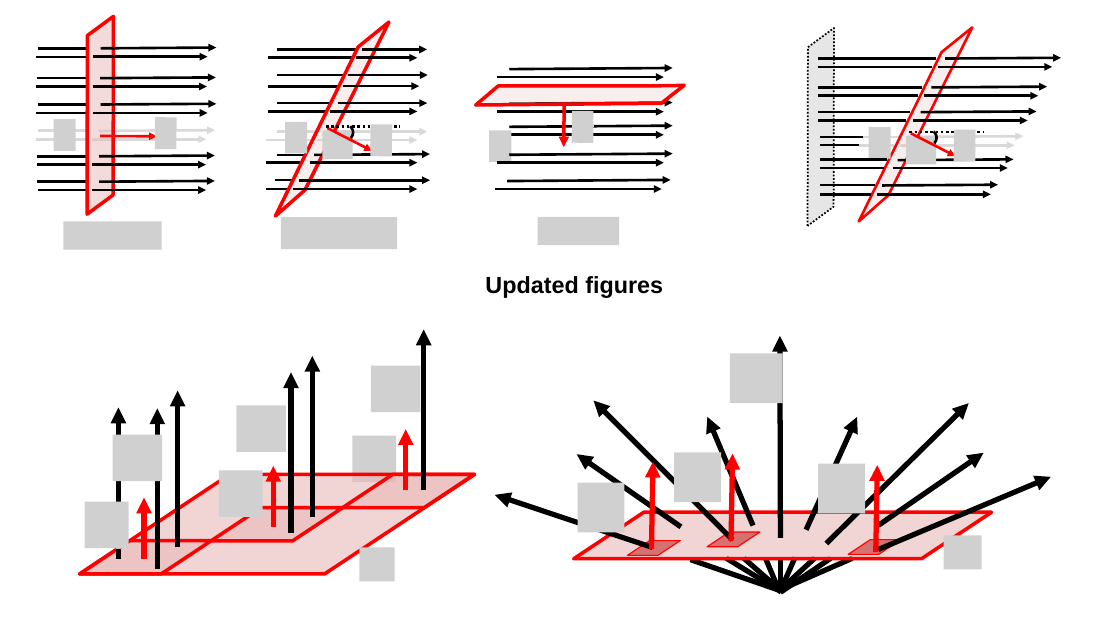
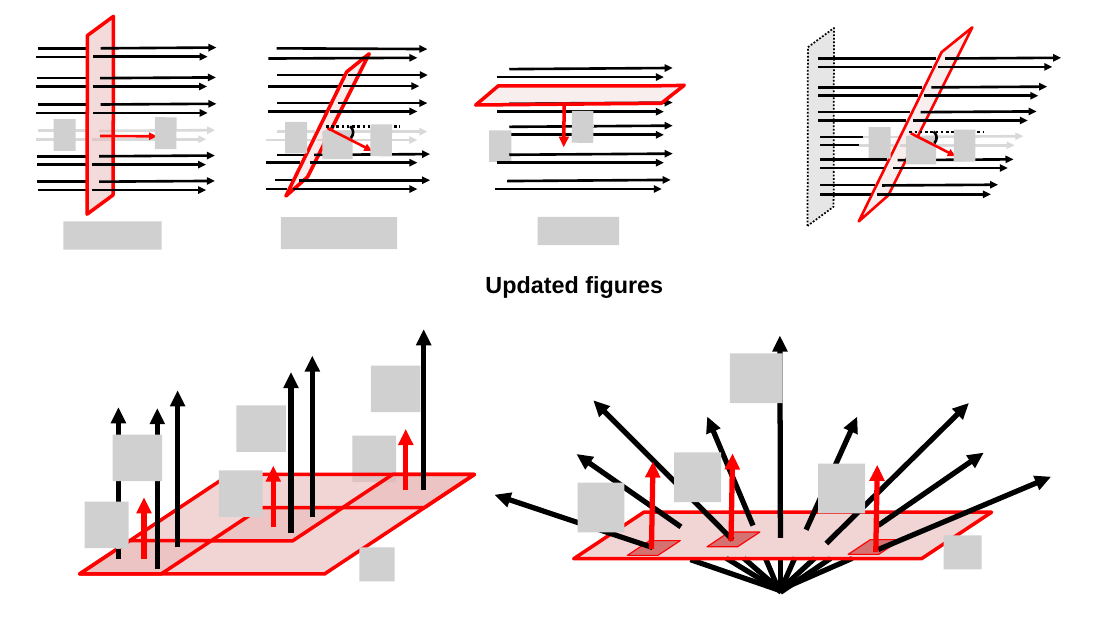
Before and after one commit to OSTP/PhysicsArtofModelling, a slide deck: slide 3 of tex/figures/Gauss/Figures.pptx. Drawn at 1120x630 pixels with LibreOffice and Linux fonts; fonts in the diff are those of the drawing; grey boxes stand for pictures. Boxes give left, top, right and bottom in pixels: in the first picture for what was removed or moved away, otherwise in the second. Text is boxed around its words. In the diff, an @@ line names an element or a change of style, - is before the commit and + after.

```diff
--- a/tex/figures/Gauss/Figures.pptx
+++ b/tex/figures/Gauss/Figures.pptx
@@ arrow moved from (356, 58) - (418, 58) to (269, 59) - (418, 58) @@
@@ line removed from (269, 58) to (352, 58) @@
@@ arrow moved from (362, 50) - (427, 50) to (276, 49) - (428, 49) @@
@@ line removed from (277, 50) to (356, 50) @@
@@ freeform shape: place and size @@
-freeform shape at [276, 22, 389, 216]
+freeform shape at [286, 54, 369, 197]
@@ freeform shape at [286, 54, 369, 197]: fill #E7B8B7 at 23% opacity to #EFAFAF at 23% opacity @@
```
Also in this commit, not shown: 1 other slide changed, 1 slide added, 1 slide removed, 8 other files.
